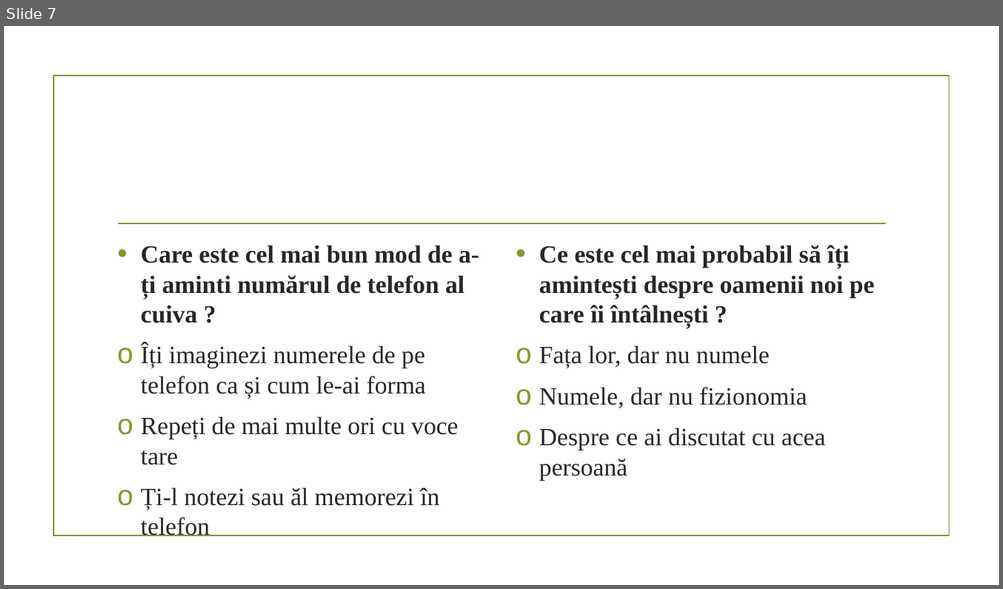
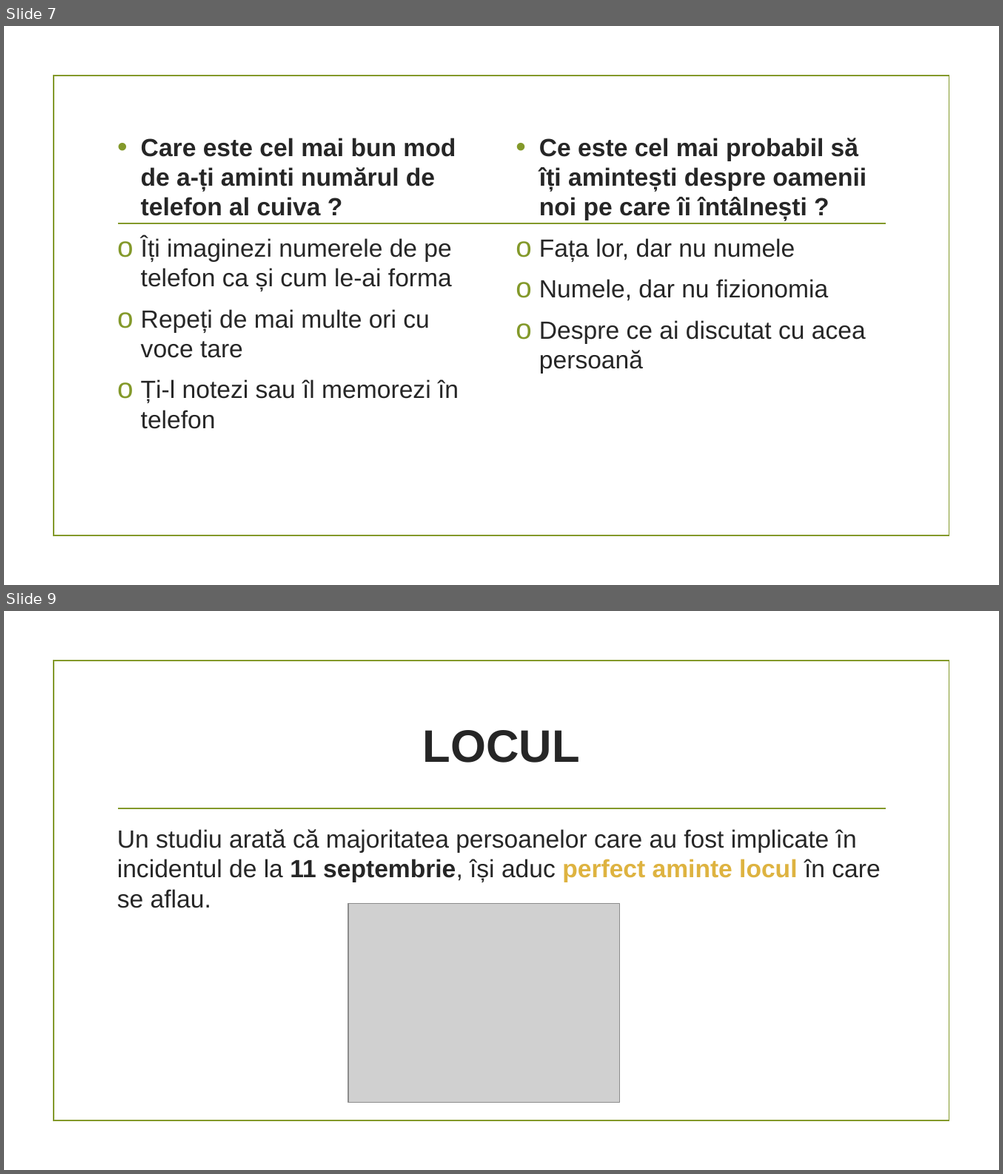
Before and after one commit to perleta/Proiect-PRACTICA, a slide deck: Modulul 3.pptx. Shown one above the other, each under a label of ours: slide 7 before the commit, slides 7 and 9 after it; the slides between them are not shown. The pictures are 1003x589 and 1003x1174 pixels, drawn with LibreOffice and Linux fonts; fonts in the diff are those of the drawing; grey boxes stand for pictures; background and template pictures are left out. Boxes give left, top, right and bottom in pixels: in the first picture for what was removed or moved away, otherwise in the second. Text is boxed around its words. In the diff, an @@ line names an element or a change of style, - is before the commit and + after.

```diff
--- a/Modulul 3.pptx
+++ b/Modulul 3.pptx
@@ slide 9 added at [4, 611, 999, 1170], background picture (left out); not listed: 2 template elements that a slide beside it also shows @@
@@ title added at [423, 730, 580, 763], 44 pt, text #262626, bold @@
+LOCUL
@@ text added at [117, 829, 879, 908], 24 pt, text #262626 @@
+Un studiu arată că majoritatea persoanelor care au fost implicate în incidentul de la 11 septembrie, își aduc perfect aminte locul în care se aflau.
@@ picture added at [348, 903, 619, 1102] @@
@@ slide 7 changed as well @@
@@ text "Care este cel mai bun ...": place and size @@
-text "Care este cel mai bun ..." at [141, 245, 479, 537]
+text "Care este cel mai bun ..." at [141, 138, 458, 429]
@@ text "Ce este cel mai probabil ...": place and size @@
-text "Ce este cel mai probabil ..." at [539, 245, 874, 480]
+text "Ce este cel mai probabil ..." at [539, 138, 866, 374]
@@ text "Ce este cel mai probabil ..." at [539, 138, 866, 374]: font Times New Roman to Arial @@
@@ text at [141, 138, 455, 358]: font Times New Roman to Arial in "Care este cel mai bun mod de ...", "Îți imaginezi numerele de pe telefon ca ...", "Repeți de mai multe ori cu voce ..." @@
@@ text at [141, 380, 458, 429]: text changed; font Times New Roman to Arial @@
-o Ți-l notezi sau ăl memorezi în telefon
+o Ți-l notezi sau îl memorezi în telefon
```
Also in this commit, not shown: 6 other slides changed, 4 other slides added.
